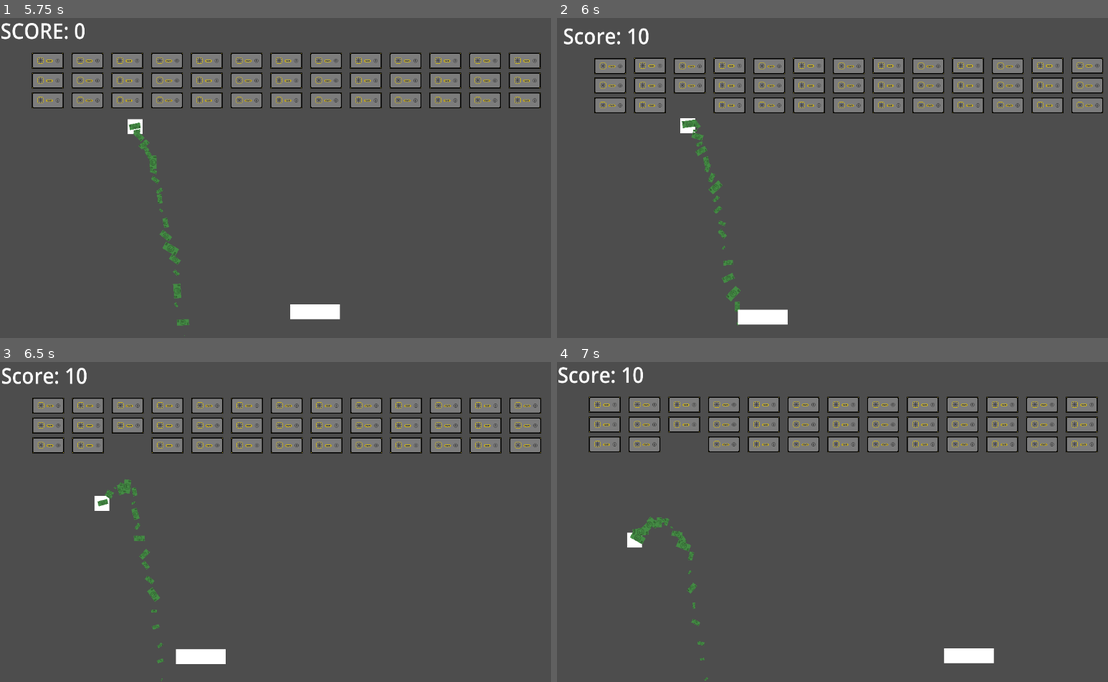
Above: before the commit, frames 1-4 (two rows, left to right).
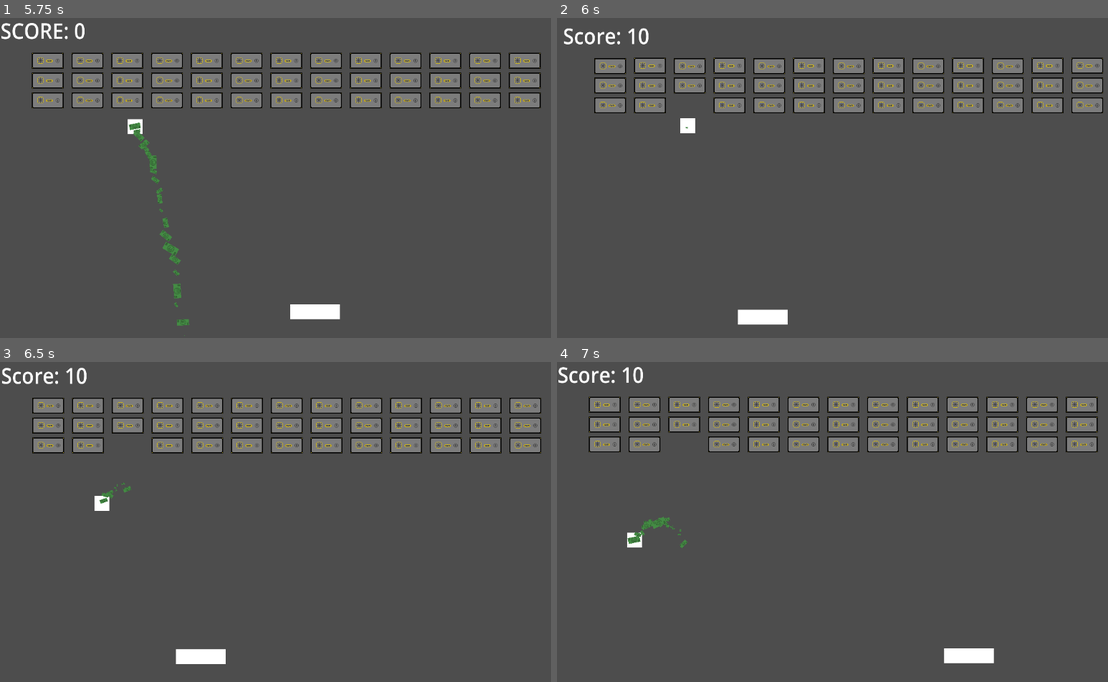
Above: after the commit, the same moments.

Repository: jebdvis/breakout_class
Game: Godot game, scene res://main.tscn
The game is run twice, just before and just after one commit, with the same random seed, the same clock (stepped at 60 frames per second) and the same inputs.
Inputs (mouse positions are in pixels of both pictures, inside the frame that each line leads up to):
- Up to frame 1 (5.75 s): tap Enter at 0.5 s; move the mouse to (413, 162) at 0.52 s; click (413, 162) at 0.6 s; move the mouse to (170, 194) at 1.27 s; click (170, 194) at 1.35 s; move the mouse to (341, 107) at 2.02 s; click (341, 107) at 2.1 s; move the mouse to (258, 242) at 2.77 s; click (258, 242) at 2.85 s; move the mouse to (457, 226) at 3.52 s; click (457, 226) at 3.6 s; move the mouse to (115, 130) at 4.27 s; click (115, 130) at 4.35 s; move the mouse to (314, 178) at 5.02 s; click (314, 178) at 5.1 s
- Up to frame 2 (6 s): move the mouse to (755, 98) at 5.77 s; click (755, 98) at 5.85 s
- Up to frame 3 (6.5 s): no input
- Up to frame 4 (7 s): move the mouse to (970, 506) at 6.52 s; click (970, 506) at 6.6 s

Frame 1 is identical in both runs. In frame 2, 0.5% of the frame differs, in the area x 22-34%, y 31-97%; in frame 3, 0.4%; in frame 4, 0.4%.

Commit message:
noise changed/particle effects modified

Diff:
--- a/breakout/Actors/ball.gd
+++ b/breakout/Actors/ball.gd
@@ -1,6 +1,7 @@
 extends CharacterBody2D
 
 signal collision_occurred
+signal game_ended
 
 @export var speed: float = 100.0
 @export var max_speed: float = 600.0
@@ -11,19 +12,27 @@
 const PADDLE_WIDTH: float = 100.0
 var current_score: int = 0
 var is_running = false
+var hit_sound = preload("res://Assets/cash-register-purchase-87313.mp3")
+
+
+func play_new_sound(sound: AudioStream):
+	var new_audio_player = AudioStreamPlayer.new()
+	add_child(new_audio_player)
+	new_audio_player.stream = sound
+	new_audio_player.play()
+
 
 func _ready() -> void:
 	#velocity = Vector2(1,1).normalized()
 	pass
 
 func _physics_process(delta: float) -> void:
-	print(speed)
-
 	#end_game: check if all bricks have been hit
 	if $"../Bricks".get_child_count() == 0:
 		is_running = false
 		start_label.text = "[center]You Win!\nClick to Play Again.[/center]"
 		start_label.visible = true
+		game_ended.emit()
 
 
 	if Input.is_action_just_pressed("Click_Window") && $"../Bricks".get_child_count() > 0:
@@ -44,7 +53,7 @@
 			current_score += 10
 			score_label.text = "Score: " + str(current_score)
 			collision_occurred.emit()
-			#print($"../Bricks".get_child_count())
+			play_new_sound(hit_sound)
 
 		if collision.get_collider().is_in_group("Paddle"):
 			var paddle_x = collision.get_collider().position.x -  PADDLE_WIDTH/2
--- /dev/null
+++ b/breakout/cpu_particles_2d.gd
@@ -0,0 +1,10 @@
+extends CPUParticles2D
+
+
+func _on_ball_collision_occurred():
+	amount += 10
+	emission_sphere_radius += 3
+
+
+func _on_ball_game_ended():
+	emission_sphere_radius = 2000
--- a/breakout/main.tscn
+++ b/breakout/main.tscn
@@ -1,12 +1,11 @@
-[gd_scene load_steps=19 format=3 uid="uid://dlf8vajc06nua"]
+[gd_scene load_steps=18 format=3 uid="uid://dlf8vajc06nua"]
 
 [ext_resource type="Script" path="res://Actors/ball.gd" id="1_id2dd"]
 [ext_resource type="Texture2D" uid="uid://cekos1pbjtkbo" path="res://Assets/Dollar.png" id="2_ktqg0"]
 [ext_resource type="Script" path="res://Actors/paddle.gd" id="2_xyqfy"]
+[ext_resource type="Script" path="res://cpu_particles_2d.gd" id="3_rnoty"]
 [ext_resource type="PackedScene" uid="uid://db3ajuotu44ya" path="res://Actors/brick.tscn" id="3_vdqp3"]
 [ext_resource type="Script" path="res://Actors/camera_2d.gd" id="4_72s8n"]
-[ext_resource type="AudioStream" uid="uid://cyjna3v5oxk7e" path="res://Assets/mixkit-epic-impact-afar-explosion-2782.wav" id="5_gcah1"]
-[ext_resource type="Script" path="res://audio_stream_player.gd" id="6_c5ma3"]
 
 [sub_resource type="CanvasTexture" id="CanvasTexture_8duk7"]
 
@@ -68,6 +67,7 @@
 angle_max = 20.0
 scale_amount_min = 0.0
 scale_amount_curve = SubResource("Curve_yxo7a")
+script = ExtResource("3_rnoty")
 
 [node name="Paddle" type="CharacterBody2D" parent="." groups=["Paddle"]]
 position = Vector2(597.126, 594.219)
@@ -252,9 +252,6 @@
 script = ExtResource("4_72s8n")
 noise = SubResource("FastNoiseLite_5jtqf")
 
-[node name="AudioStreamPlayer" type="AudioStreamPlayer" parent="."]
-stream = ExtResource("5_gcah1")
-script = ExtResource("6_c5ma3")
-
+[connection signal="collision_occurred" from="Ball" to="Ball/CPUParticles2D" method="_on_ball_collision_occurred"]
 [connection signal="collision_occurred" from="Ball" to="Camera2D" method="_on_ball_collision_occurred"]
-[connection signal="collision_occurred" from="Ball" to="AudioStreamPlayer" method="_on_ball_collision_occurred"]
+[connection signal="game_ended" from="Ball" to="Ball/CPUParticles2D" method="_on_ball_game_ended"]
Renamed: breakout/audio_stream_player.gd -> breakout/Actors/audio_stream_player.gd
Not shown, added: breakout/Assets/cash-register-purchase-87313.mp3.import
Not shown, added: breakout/Assets/cash-register-purchase-87313.mp3
